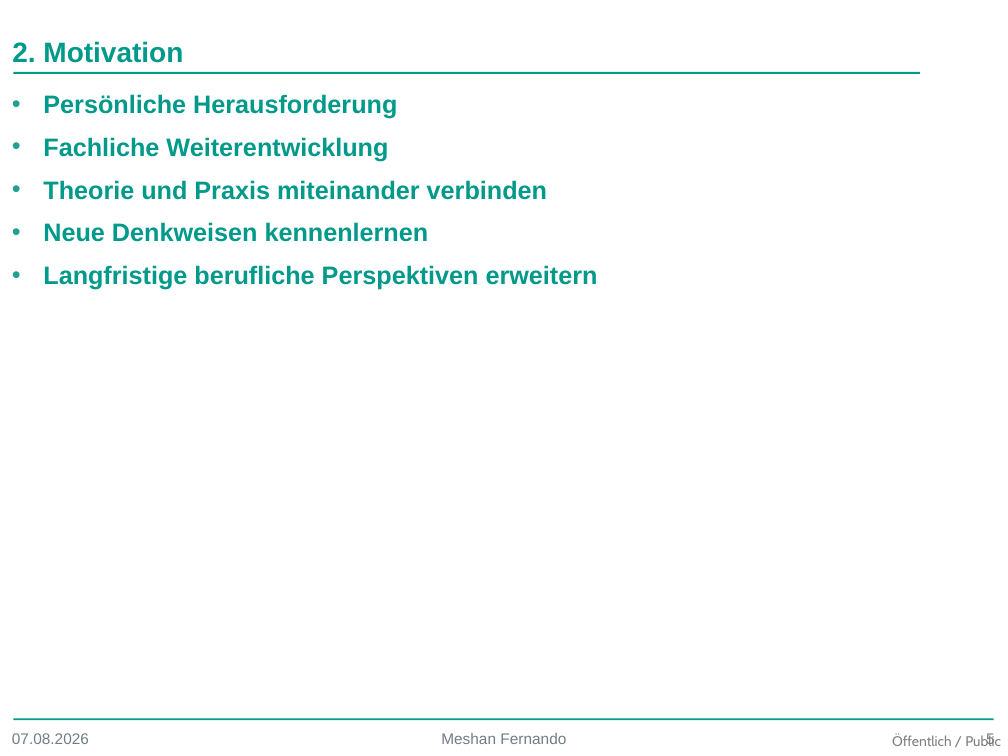
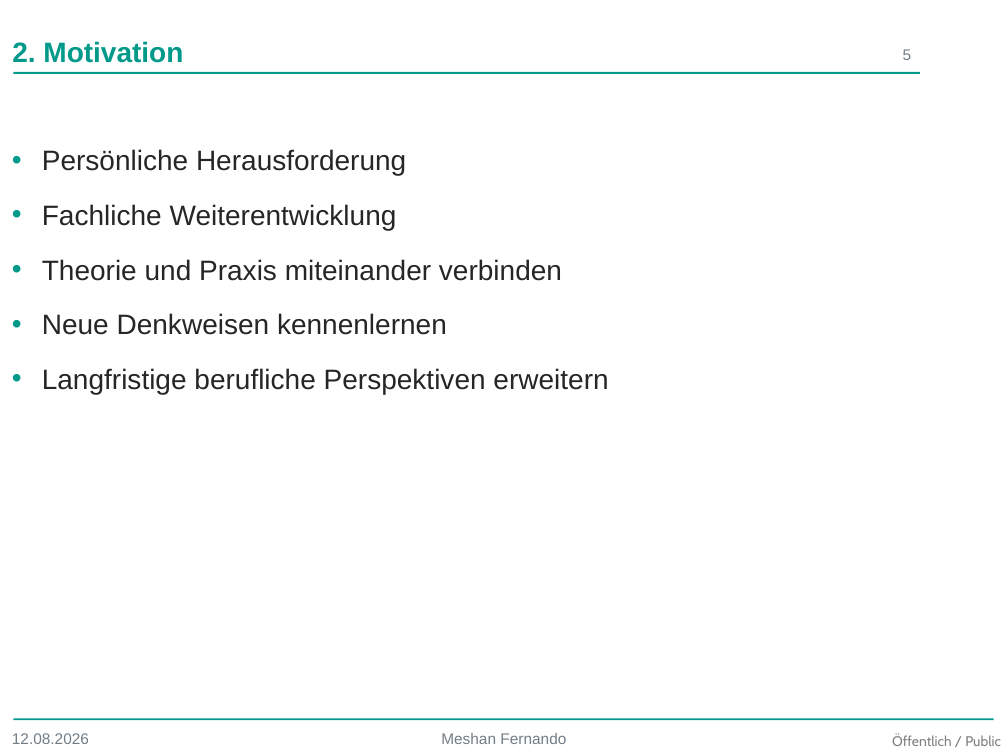
Before and after one commit to thejoker1236/BachlorsThesis, a slide deck: slide 5 of Presentation/TheoriePraxisTransfer.pptx. Drawn at 1008x756 pixels with LibreOffice and Linux fonts; fonts in the diff are those of the drawing; background and template pictures are left out. Boxes give left, top, right and bottom in pixels: in the first picture for what was removed or moved away, otherwise in the second. Text is boxed around its words. In the diff, an @@ line names an element or a change of style, - is before the commit and + after.

```diff
--- a/Presentation/TheoriePraxisTransfer.pptx
+++ b/Presentation/TheoriePraxisTransfer.pptx
@@ page number rewrapped from [986, 732, 995, 748] to [903, 49, 912, 60] @@
@@ text "Persönliche Herausforderung" at [42, 149, 608, 394]: size 18 to 20 pt, text colour #00998A to #262626, bold off; list level 1 to 3 in "Persönliche Herausforderung"; line spacing 1 to 1.5; bullet colour #23A092 to #00998A; list level 1 to 3 in "Fachliche Weiterentwicklung"; list level 1 to 3 in "Theorie und Praxis miteinander verbinden"; list level 1 to 3 in "Neue Denkweisen kennenlernen"; list level 1 to 3 in "Langfristige berufliche Perspektiven erweitern" @@
@@ text at [12, 733, 89, 744]: text changed @@
-07.08.2026
+12.08.2026
```
Also in this commit, not shown: 6 other slides changed, 7 other files.
